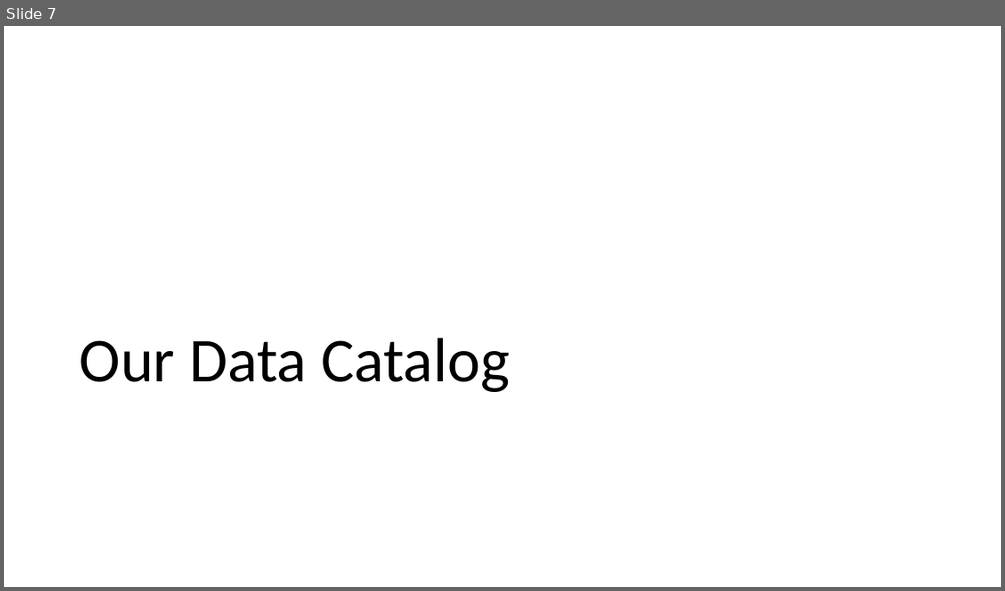
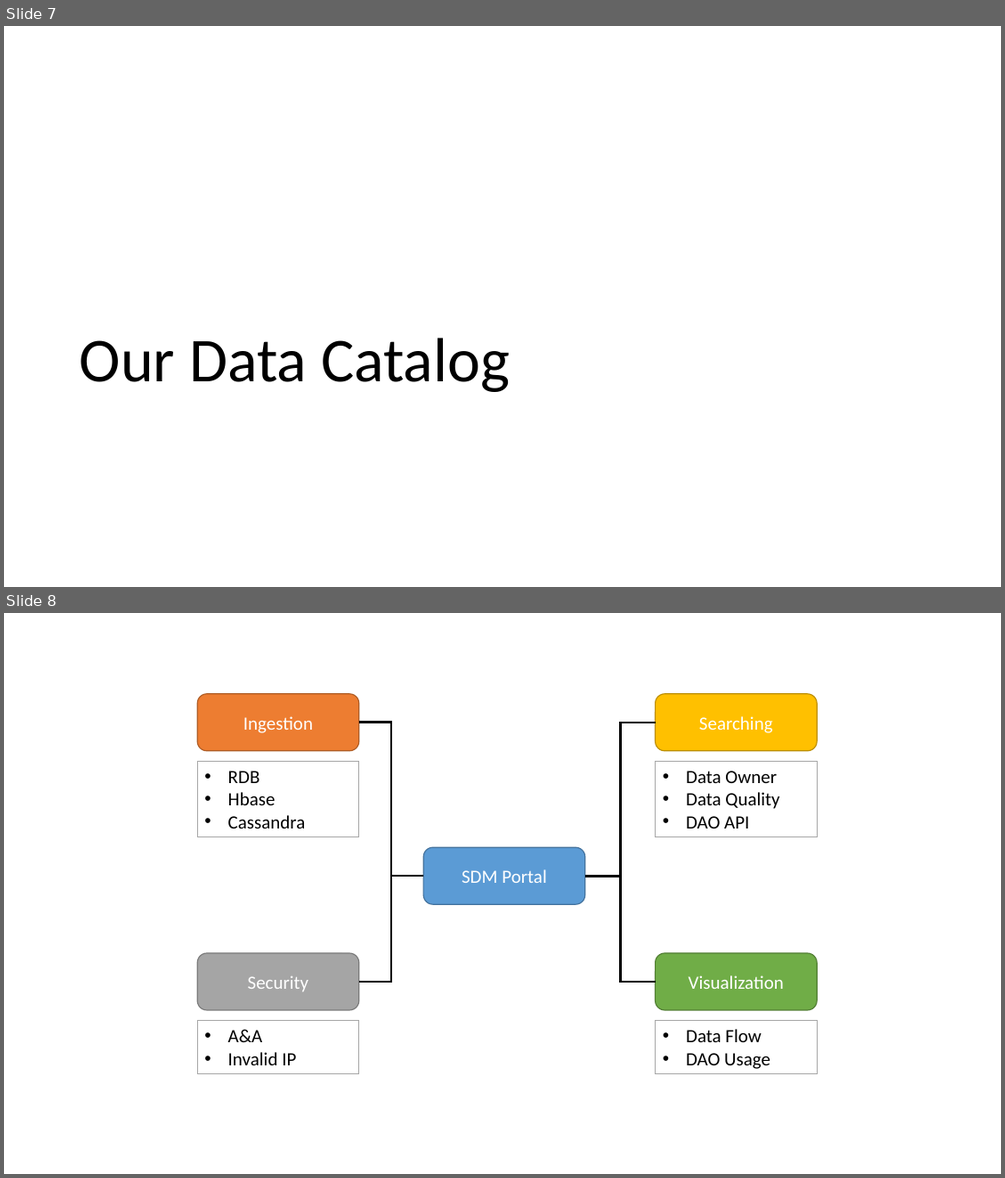
Before and after one commit to WuBenson/DataCatalog, a slide deck: Data Catalog.pptx. Shown one above the other, each under a label of ours: slide 7 before the commit, slides 7 and 8 after it. The pictures are 1005x591 and 1005x1178 pixels, drawn with LibreOffice and Linux fonts; fonts in the diff are those of the drawing. Boxes give left, top, right and bottom in pixels: in the first picture for what was removed or moved away, otherwise in the second. Text is boxed around its words. In the diff, an @@ line names an element or a change of style, - is before the commit and + after.

```diff
--- a/Data Catalog.pptx
+++ b/Data Catalog.pptx
@@ slide 8 added at [4,613,1001,1174], background #FFFFFF @@
@@ rounded rectangle added at [198,694,359,751], fill #ED7D31, outline #AF5C24 1 pt, 18 pt, text #FFFFFF @@
+Ingestion
@@ rounded rectangle added at [655,694,817,751], fill #FFC000, outline #BD8E00 1 pt, 18 pt, text #FFFFFF @@
+Searching
@@ elbow line added from (359, 722) to (423, 876), #000000 2.25 pt @@
@@ elbow line added from (655, 722) to (585, 876), #000000 2.25 pt @@
@@ rectangle added at [198,761,359,836], outline #A6A6A6 0.75 pt, 18 pt, text #000000 @@
+• RDB
+• Hbase
+• Cassandra
@@ rectangle added at [655,761,817,836], outline #A6A6A6 0.75 pt, 18 pt, text #000000 @@
+• Data Owner
+• Data Quality
+• DAO API
@@ rounded rectangle added at [423,847,585,904], fill #5B9BD5, outline #43739E 1 pt, 18 pt, text #FFFFFF @@
+SDM Portal
@@ elbow line added from (359, 981) to (423, 876), #000000 2.25 pt @@
@@ elbow line added from (655, 981) to (585, 876), #000000 2.25 pt @@
@@ rounded rectangle added at [198,953,359,1010], fill #A5A5A5, outline #7A7A7A 1 pt, 18 pt, text #FFFFFF @@
+Security
@@ rounded rectangle added at [655,953,817,1010], fill #70AD47, outline #538035 1 pt, 18 pt, text #FFFFFF @@
+Visualization
@@ rectangle added at [198,1021,359,1074], outline #A6A6A6 0.75 pt, 18 pt, text #000000 @@
+• A&A
+• Invalid IP
@@ rectangle added at [655,1021,817,1074], outline #A6A6A6 0.75 pt, 18 pt, text #000000 @@
+• Data Flow
+• DAO Usage
```
Also in this commit, not shown: 1 slide removed.
